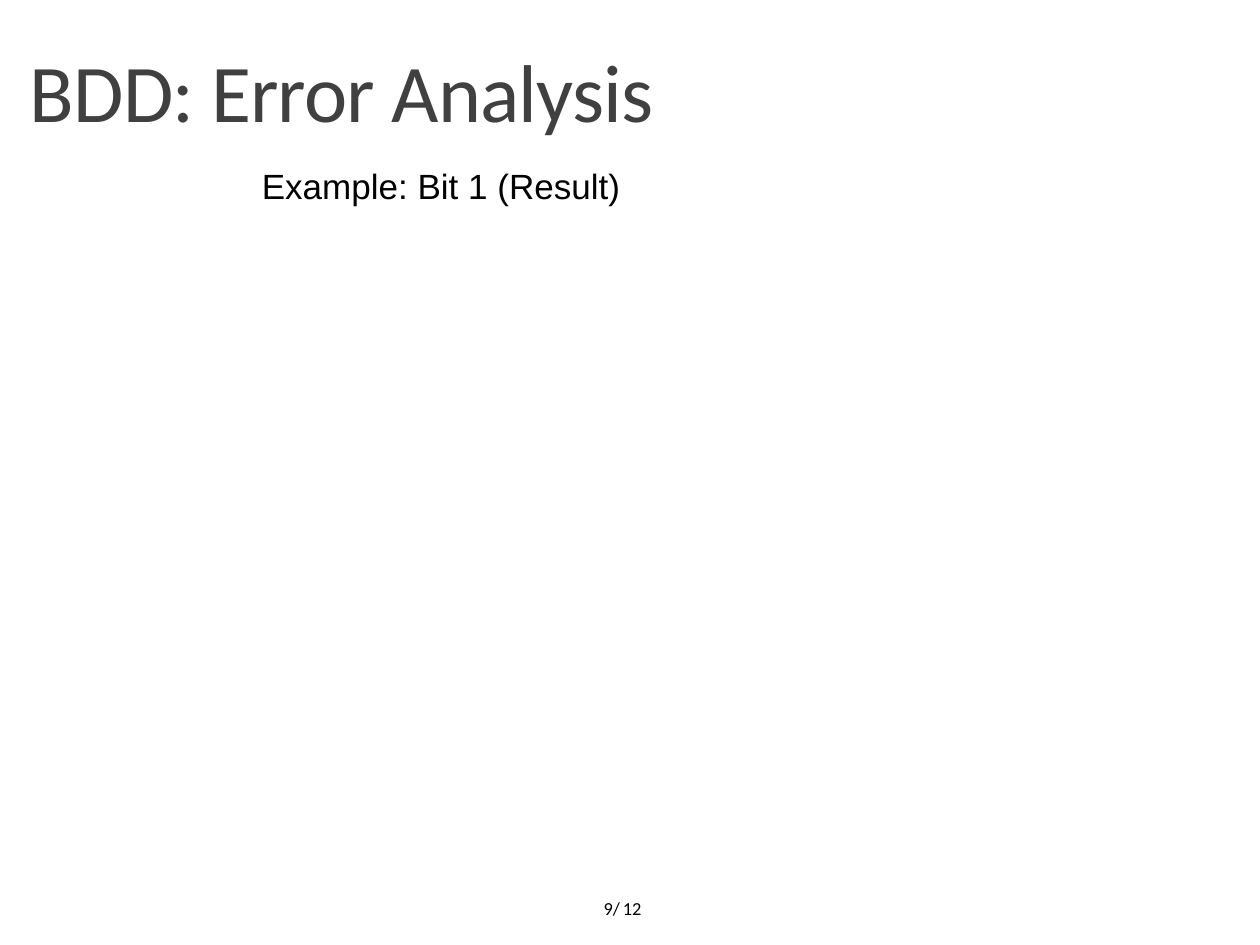
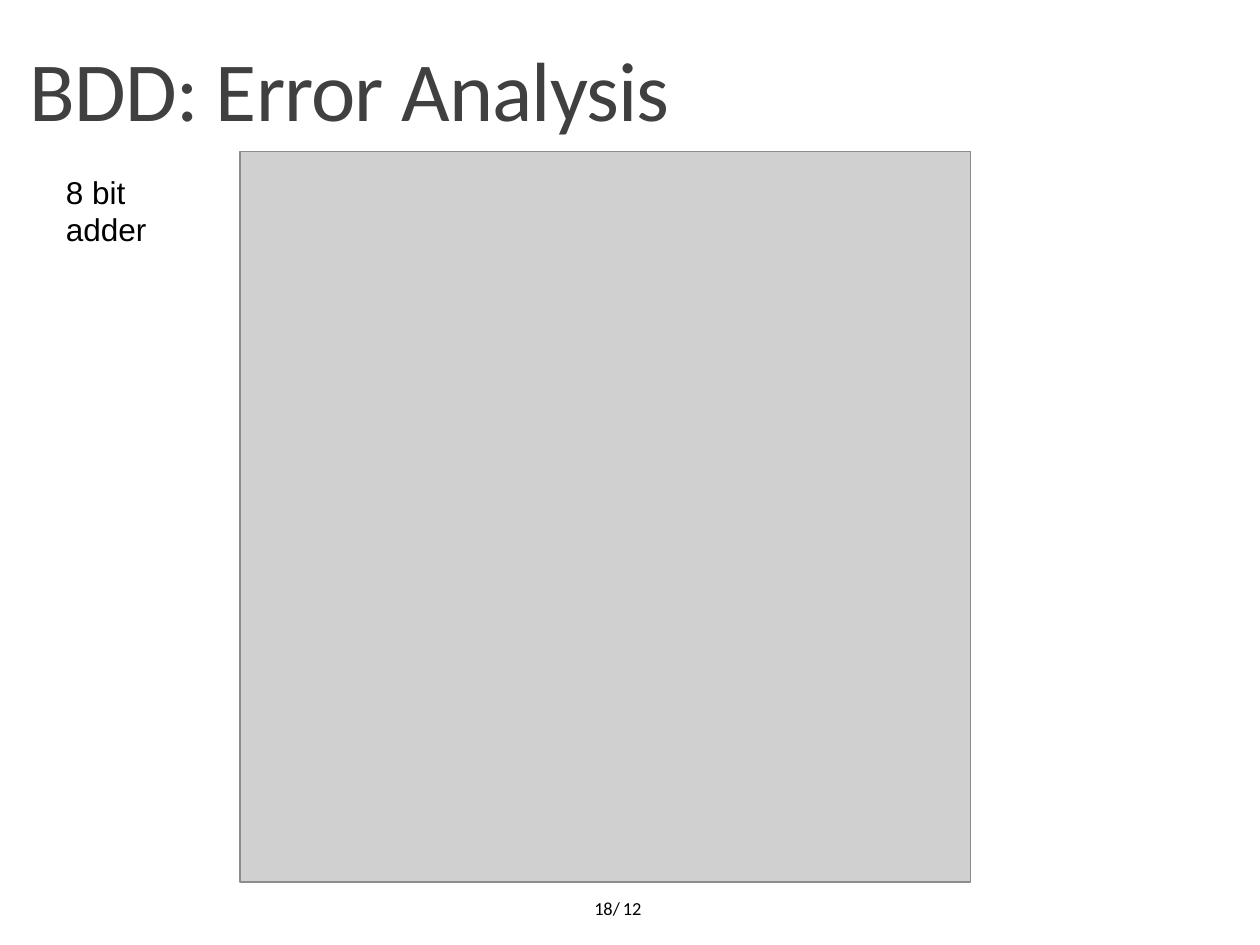
Before and after one commit to OrionLightning/Approximate-Circuit, a slide deck: slide 18 of Presentation Slides/Second Midterm (11-01-2022)/Midterm 11-01-2022.pptx (slide 9 before the commit). Drawn at 1260x945 pixels with LibreOffice and Linux fonts; fonts in the diff are those of the drawing; grey boxes stand for pictures; background and template pictures are left out. Boxes give left, top, right and bottom in pixels: in the first picture for what was removed or moved away, otherwise in the second. Text is boxed around its words. In the diff, an @@ line names an element or a change of style, - is before the commit and + after.

```diff
--- a/Presentation Slides/Second Midterm (11-01-2022)/Midterm 11-01-2022.pptx
+++ b/Presentation Slides/Second Midterm (11-01-2022)/Midterm 11-01-2022.pptx
@@ text "BDD: Error Analysis" at (30, 62, 669, 135): size 46.8 to 48 pt @@
@@ picture added at (239, 151, 970, 882) @@
@@ text removed at (262, 173, 620, 205) @@
-Example: Bit 1 (Result)
@@ text added at (66, 181, 147, 242), 18 pt, text #000000 @@
+8 bit adder
@@ page number at (594, 902, 620, 916): text changed @@
-9/
+18/
```
Also in this commit, not shown: 11 other slides changed, 8 slides added, 1 slide removed, 2 other files.
